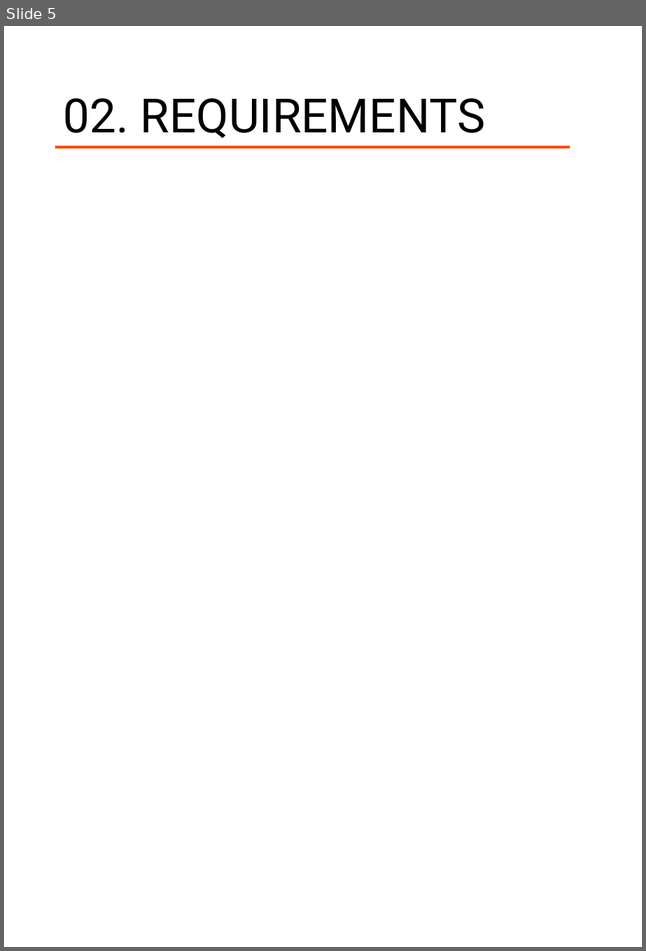
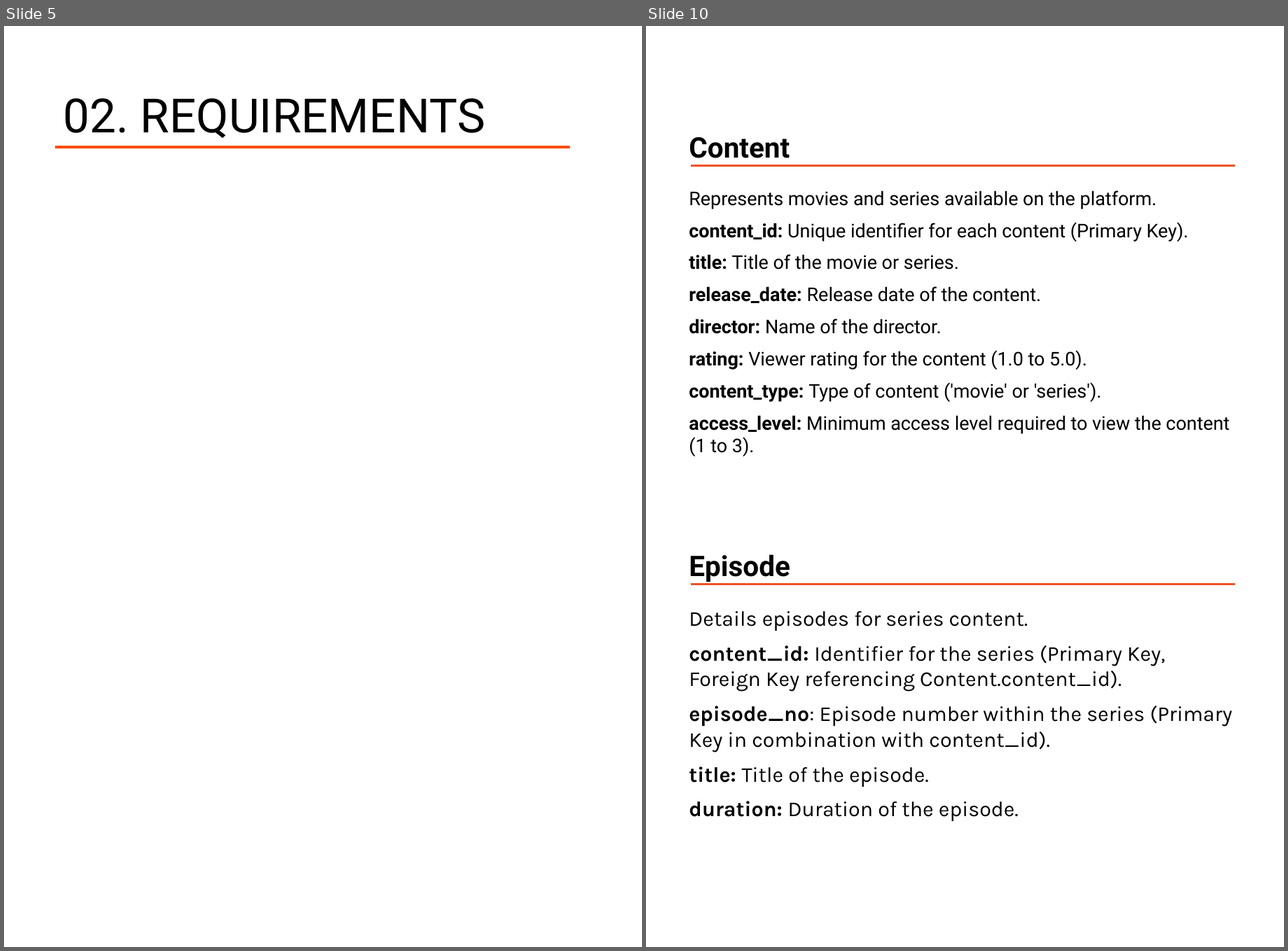
Before and after one commit to mtrung12/Movie_streaming_db, a slide deck: movie_stream_report.pptx. Shown side by side, each under a label of ours: slide 5 before the commit, slides 5 and 10 after it; the slides between them are not shown. The pictures are 646x951 and 1288x951 pixels, drawn with LibreOffice and Linux fonts; fonts in the diff are those of the drawing. Boxes give left, top, right and bottom in pixels: in the first picture for what was removed or moved away, otherwise in the second. Text is boxed around its words. In the diff, an @@ line names an element or a change of style, - is before the commit and + after.

```diff
--- a/movie_stream_report.pptx
+++ b/movie_stream_report.pptx
@@ slide 10 added at (646,26,1284,947), background #FFFFFF @@
@@ text added at (689,137,790,158), 24 pt, text #000000, bold @@
+Content
@@ line added from (690, 165) to (1235, 165), #F05222 1.5 pt @@
@@ text added at (689,190,1229,456), 16 pt, text #000000 @@
+Represents movies and series available on the platform.
+content_id: Unique identifier for each content (Primary Key).
+title: Title of the movie or series.
+release_date: Release date of the content.
+director: Name of the director.
+rating: Viewer rating for the content (1.0 to 5.0).
+content_type: Type of content ('movie' or 'series').
+access_level: Minimum access level required to view the content (1 to 3).
@@ text added at (689,554,790,582), 24 pt, text #000000, bold @@
+Episode
@@ line added from (690, 584) to (1235, 584), #F05222 1.5 pt @@
@@ text added at (689,611,1233,821), 18 pt, text #000000 @@
+Details episodes for series content.
+content_id: Identifier for the series (Primary Key, Foreign Key referencing Content.content_id).
+episode_no: Episode number within the series (Primary Key in combination with content_id).
+title: Title of the episode.
+duration: Duration of the episode.
```
Also in this commit, not shown: 1 slide changed, 13 other slides added, 1 slide removed, 10 other files.
